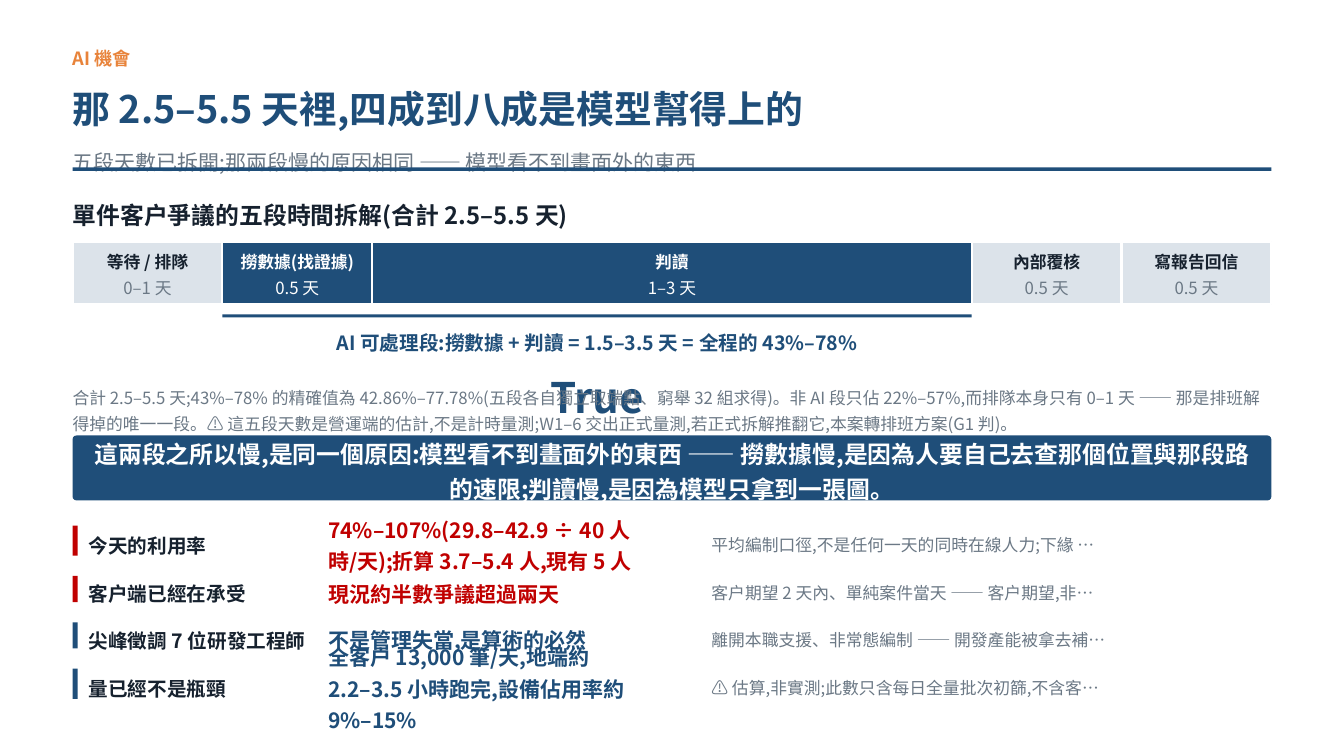
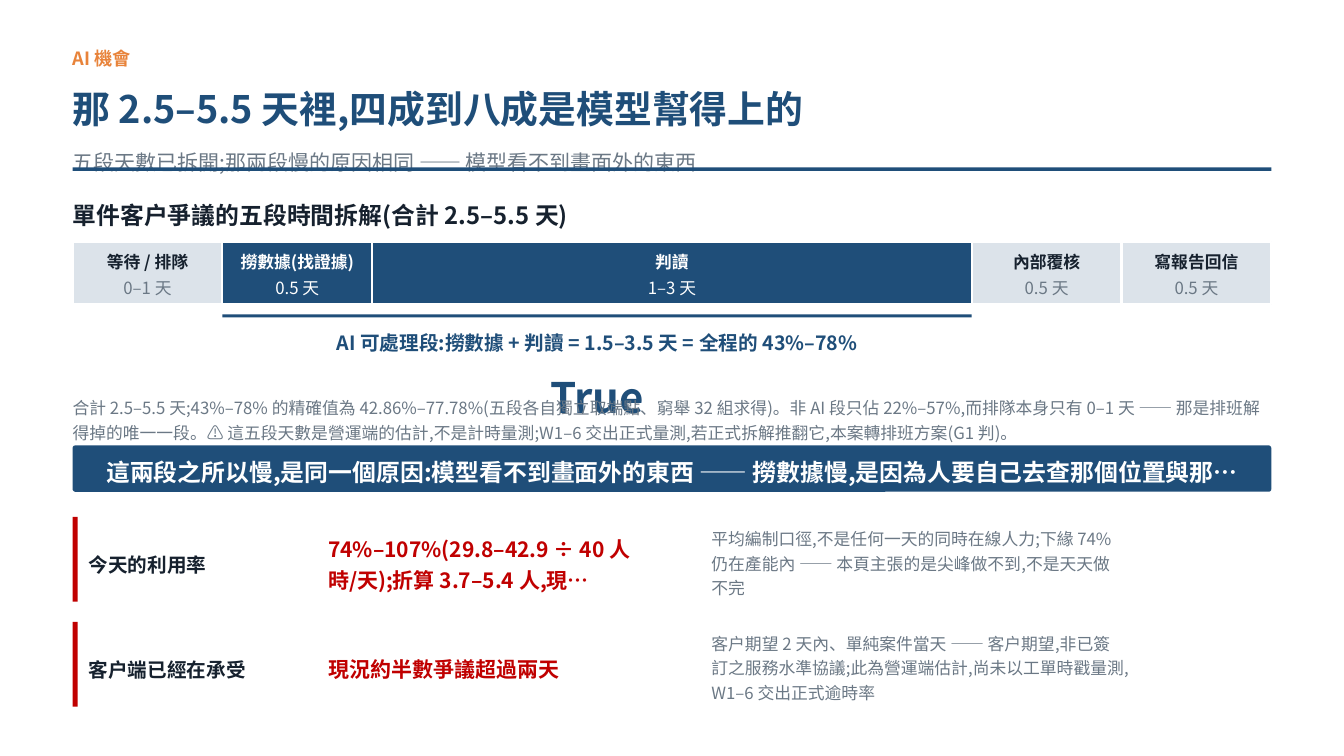
Before and after one commit to pokai-huang0828/UTS_workspace, a slide deck: slide 3 of Artificial Intelligence for Enterprises/Assessment3/Huang_26254793_421104_Assessment 3.pptx. Drawn at 1344x756 pixels with LibreOffice and Linux fonts; fonts in the diff are those of the drawing. Boxes give left, top, right and bottom in pixels: in the first picture for what was removed or moved away, otherwise in the second. Text is boxed around its words. In the diff, an @@ line names an element or a change of style, - is before the commit and + after.

```diff
--- a/Artificial Intelligence for Enterprises/Assessment3/Huang_26254793_421104_Assessment 3.pptx
+++ b/Artificial Intelligence for Enterprises/Assessment3/Huang_26254793_421104_Assessment 3.pptx
@@ text "合計 2.5–5.5 天;43%–78% 的精確值為 42.86%–77.78%(五段各自獨立取端點、窮舉 ...": place and size @@
-text "合計 2.5–5.5 天;43%–78% 的精確值為 42.86%–77.78%(五段各自獨立取端點、窮舉 ..." at [73,387,1260,433]
+text "合計 2.5–5.5 天;43%–78% 的精確值為 42.86%–77.78%(五段各自獨立取端點、窮舉 ..." at [73,397,1260,442]
@@ rounded rectangle: place and size @@
-rounded rectangle at [73,436,1271,500]
+rounded rectangle at [73,446,1271,492]
@@ text at [106,460,1238,486]: text changed @@
-這兩段之所以慢,是同一個原因:模型看不到畫面外的東西 —— 撈數據慢,是因為人要自己去查那個位置與那段路的速限;判讀慢,是因為模型只拿到一張圖。
+這兩段之所以慢,是同一個原因:模型看不到畫面外的東西 —— 撈數據慢,是因為人要自己去查那個位置與那…
@@ rectangle: place and size @@
-rectangle at [73,525,78,556]
+rectangle at [73,517,78,602]
@@ text "今天的利用率": place and size @@
-text "今天的利用率" at [89,536,207,555]
+text "今天的利用率" at [89,555,207,574]
@@ text at [328,539,630,592]: text changed @@
-74%–107%(29.8–42.9 ÷ 40 人時/天);折算 3.7–5.4 人,現有 5 人
+74%–107%(29.8–42.9 ÷ 40 人時/天);折算 3.7–5.4 人,現…
@@ text at [711,531,1111,596]: text changed @@
-平均編制口徑,不是任何一天的同時在線人力;下緣 …
+平均編制口徑,不是任何一天的同時在線人力;下緣 74% 仍在產能內 —— 本頁主張的是尖峰做不到,不是天天做不完
@@ rectangle: place and size @@
-rectangle at [73,576,78,602]
+rectangle at [73,622,78,707]
@@ rectangle removed at [73,622,78,648] @@
@@ text "客戶端已經在承受": place and size @@
-text "客戶端已經在承受" at [89,584,246,603]
+text "客戶端已經在承受" at [89,660,246,679]
@@ text "現況約半數爭議超過兩天": place and size @@
-text "現況約半數爭議超過兩天" at [328,584,559,604]
+text "現況約半數爭議超過兩天" at [328,659,559,679]
@@ text removed at [328,628,587,654] @@
-不是管理失當,是算術的必然
@@ text removed at [89,631,306,650] @@
-尖峰徵調 7 位研發工程師
@@ text removed at [328,645,624,729] @@
-全客戶 13,000 筆/天,地端約 2.2–3.5 小時跑完,設備佔用率約 9%–15%
@@ text at [711,636,1128,701]: text changed @@
-客戶期望 2 天內、單純案件當天 —— 客戶期望,非…
+客戶期望 2 天內、單純案件當天 —— 客戶期望,非已簽訂之服務水準協議;此為營運端估計,尚未以工單時戳量測,W1–6 交出正式逾時率
@@ text removed at [711,631,1105,648] @@
-離開本職支援、非常態編制 —— 開發產能被拿去補…
@@ rectangle removed at [73,668,78,699] @@
@@ text removed at [89,679,226,698] @@
-量已經不是瓶頸
@@ text removed at [732,680,1099,697] @@
-⚠ 估算,非實測;此數只含每日全量批次初篩,不含客…
```
Also in this commit, not shown: 9 other slides changed, 2 other files.
